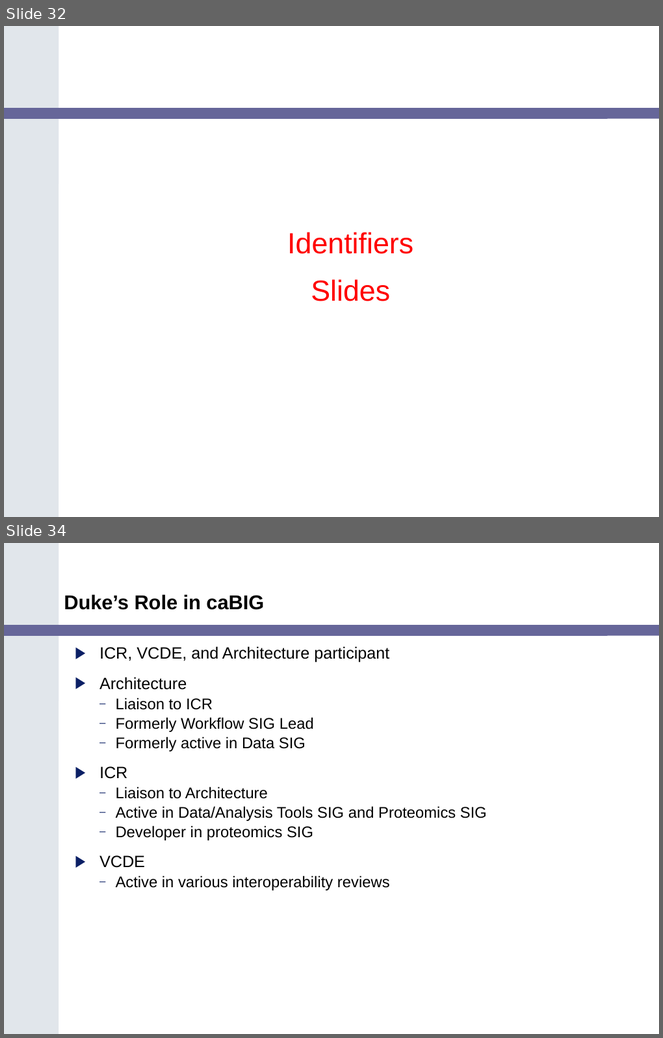
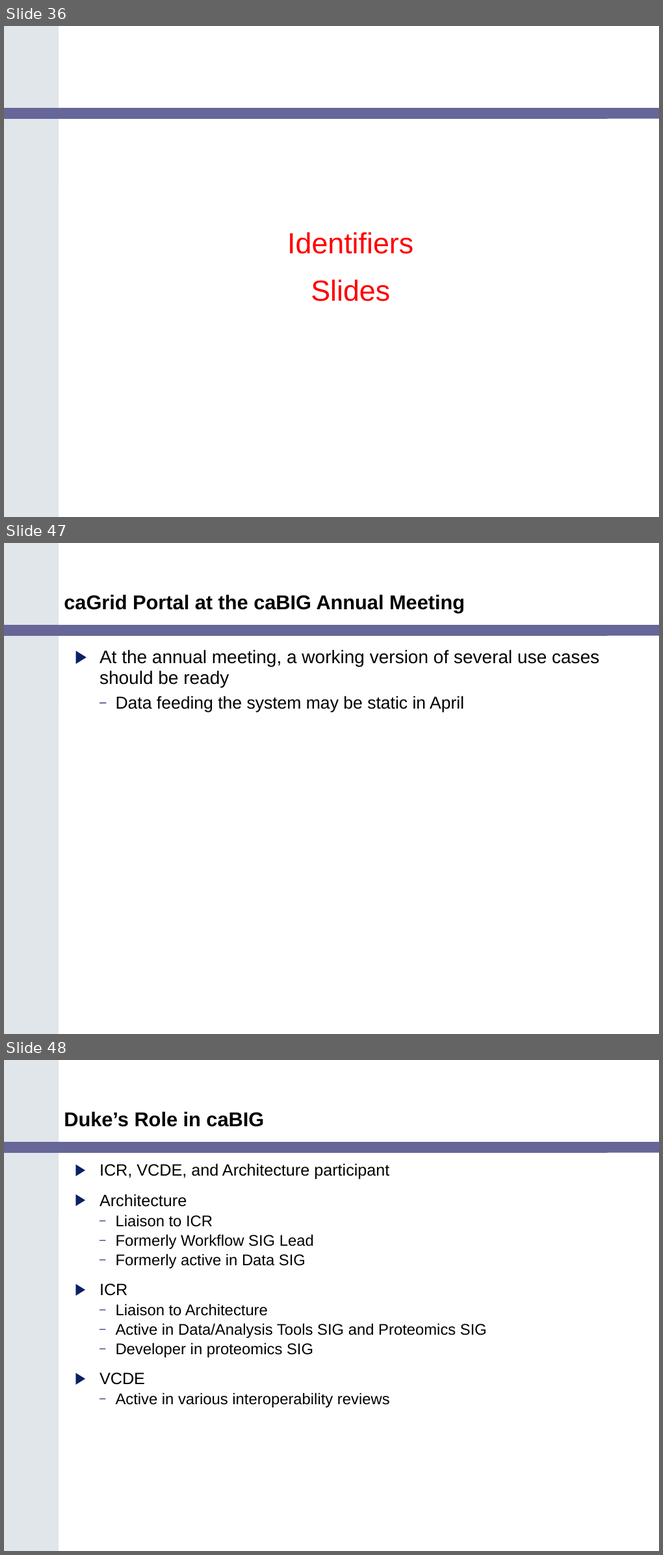
Before and after one commit to NCIP/cagrid-portal, a slide deck: cagrid-1-0/Documentation/presentations/200602_VCDE_ARCH/caGrid_Update_Arch_VCDE_Feb1.ppt. Shown one above the other, each under a label of ours: slides 32 and 34 before the commit, slides 36, 47 and 48 after it; the slides between them are not shown. The pictures are 663x1038 and 663x1555 pixels, drawn with LibreOffice and Linux fonts; fonts in the diff are those of the drawing; background and template pictures are left out. Boxes give left, top, right and bottom in pixels: in the first picture for what was removed or moved away, otherwise in the second. Text is boxed around its words. In the diff, an @@ line names an element or a change of style, - is before the commit and + after.

```diff
--- a/cagrid-1-0/Documentation/presentations/200602_VCDE_ARCH/caGrid_Update_Arch_VCDE_Feb1.ppt
+++ b/cagrid-1-0/Documentation/presentations/200602_VCDE_ARCH/caGrid_Update_Arch_VCDE_Feb1.ppt
@@ slide 47 added at [4,543,659,1034], background #FFFFFF; not listed: 2 template elements that a slide beside it also shows @@
@@ title added at [64,594,465,613], 22 pt, text #000000, bold @@
+caGrid Portal at the caBIG Annual Meeting
@@ text added at [100,650,599,712], 20 pt, text #000000 @@
+▶ At the annual meeting, a working version of several use cases should be ready
+  – Data feeding the system may be static in April
@@ what was slide 32 is now slide 36 @@
@@ what was slide 34 is now slide 48 @@
```
Also in this commit, not shown: 15 other slides added, 2 slides removed.
